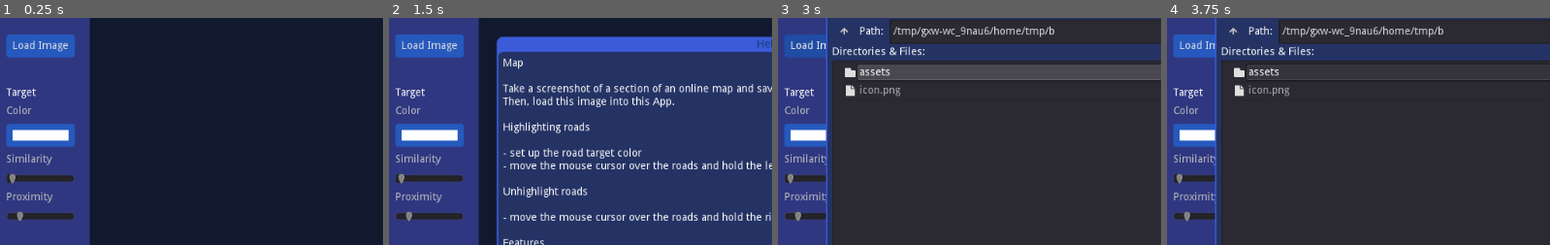
Above: before the commit, frames 1-4 (left to right).
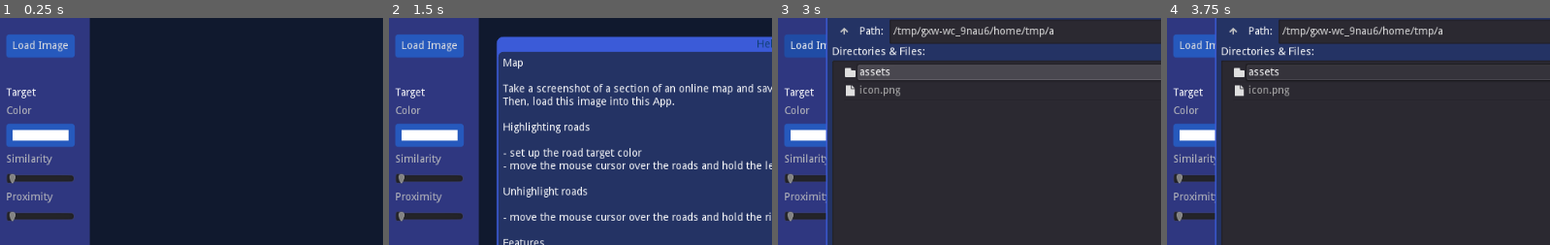
Above: after the commit, the same moments.

Repository: andrew-wilkes/color-replacement-brush
Game: Godot game, scene res://Main.tscn
Two runs of this game, one before a commit and one after it. Both use one fixed random seed, a clock stepped at 60 frames per second and the inputs below.
Inputs (mouse positions are % of the whole screen's width and height, from its top left):
- Up to frame 1 (0.25 s): no input
- Up to frame 2 (1.5 s): tap Enter at 0.5 s; move the mouse to (72, 45) at 0.52 s; click (72, 45) at 0.67 s; click "About" at 1.25 s
- Up to frame 3 (3 s): click "OK" at 2 s; click "Load Image" at 2.75 s
- Up to frame 4 (3.75 s): click (33, 80) at 3.52 s; type "12" at 3.6 s
The pictures show only the part of the screen within x 0-50%, y 11-61%; the shares and areas given below are measured in that part.

The runs differ from the first frame. In frame 1, 0.1% of the frame differs, in the area x 1-7%, y 85-90%; in frame 2, 0.1%; in frame 3, 0.2%, in the area x 1-73%, y 3-90%; in frame 4, 0.2%.

Commit message:
Have fixed grid cell size

Diff:
--- a/src/Main.gd
+++ b/src/Main.gd
@@ -2,7 +2,8 @@
 
 enum { SAVING, LOADING }
 
-const dead_zone = Vector2(8, 8)
+const DEAD_ZONE = Vector2(8, 8)
+const CELL_SIZE = 4 # e.g. 4 x 4 pixels square
 
 onready var file_dialog: FileDialog = $c/FileDialog
 
@@ -10,6 +11,10 @@
 var file_mode
 var cursor_position = Vector2.ZERO
 var cursor_visible = false
+var cells = PoolByteArray()
+var num_rows = 32
+var num_cols = 32
+var area
 
 func _init():
 	settings = Settings.new()
@@ -19,7 +24,7 @@
 func _ready():
 	get_node("%TargetColor").color = settings.target_color
 	get_node("%Similarity").value = settings.similarity
-	get_node("%Proximity").value = settings.cell_size
+	get_node("%Proximity").value = log(settings.proximity) / log(2)
 	get_node("%ReplacementColor").color = settings.replacement_color
 	Input.use_accumulated_input = true
 
@@ -89,7 +94,7 @@
 func _on_Image_gui_input(event):
 	if event is InputEventMouseMotion:
 		cursor_position = event.position
-		cursor_visible = Rect2(dead_zone, $VP.rect_size - 2 * dead_zone).has_point(cursor_position)
+		cursor_visible = Rect2(DEAD_ZONE, $VP.rect_size - 2 * DEAD_ZONE).has_point(cursor_position)
 		var mouse_state = Input.get_mouse_button_mask()
 		if mouse_state > 0:
 			update_cells(cursor_position.x, cursor_position.y, mouse_state == BUTTON_MASK_LEFT)
@@ -109,7 +114,8 @@
 
 
 func _on_Proximity_value_changed(value):
-	settings.cell_size = int(value)
+	if cells.size() > 0:
+		settings.proximity = value
 
 
 func _on_TargetColor_color_changed(color):
@@ -129,59 +135,41 @@
 func _on_FileDialog_popup_hide():
 	disable_viewport_input(false)
 
-var cells = PoolByteArray()
-var num_rows = 32
-var num_cols = 32
 
-func init_cells(area: Vector2):
-	num_rows = int(area.y) / settings.cell_size
-	num_cols = int(area.x) / settings.cell_size
-	var a = []
-	a.resize(num_rows * num_cols)
-	a.fill(0)
-	cells = PoolByteArray(a)
-
-
-func resize_cells(new_cell_size: int):
-	var new_cells = PoolByteArray()
-	var factor = new_cell_size / settings.cell_size
-	var num_new_rows = num_rows * factor
-	var num_new_cols = num_cols * factor
-	new_cells.resize(num_new_rows * num_new_cols)
-	var idx1 = 0
-	var idx2 = 0
-	if new_cell_size > settings.cell_size:
-		for row in num_rows:
-			for col in num_cols:
-				for y in factor:
-					for x in factor:
-						new_cells[idx2] = cells[idx1]
-						idx2 += 1
-				idx1 += 1
-	else:
-		for row in num_rows:
-			for col in num_cols:
-				var n = 0
-				for y in factor:
-					for x in factor:
-						n += cells[idx1]
-						idx1 += 1
-				new_cells[idx2] = n
-				idx2 += 1
-	cells = new_cells
+func init_cells(_area: Vector2):
+	area = _area
+	# Want to at least cover the image area with the grid of cells
+	num_rows = int(round(area.y / CELL_SIZE))
+	num_cols = int(round(area.x / CELL_SIZE))
+	cells = PoolByteArray() # Later use this as shader texture data
+	cells.resize(num_rows * num_cols)
+	for idx in cells.size():
+		cells[idx] = 0
 
 
 func update_cells(x, y, add):
-	var col = int(x / settings.cell_size)
-	var row = int(y / settings.cell_size)
-	if col < num_cols and row < num_rows:
-		cells[col + num_cols * row] = 0xff if add else 0
-		update_rects()
+	var col = int(x / CELL_SIZE)
+	var row = int(y / CELL_SIZE)
+	# Nate: holding the mouse button down and moving outside of the grid
+	# causes calls to be made still
+	var cell_value = 0xff if add else 0
+	if settings.proximity > 0:
+		for y in range(-settings.proximity, settings.proximity + 1):
+			for x in range(-settings.proximity, settings.proximity + 1):
+				update_cell(col + x, row + y, cell_value)
+	else:
+		update_cell(col, row, cell_value)
+	update_rects()
+
+
+func update_cell(col, row, cell_value):
+	if col < num_cols and row < num_rows and col >= 0 and row >= 0:
+		cells[col + num_cols * row] = cell_value
 
 
 func update_rects():
 	var rects = get_node("%Image").rects
-	var size = Vector2(settings.cell_size, settings.cell_size)
+	var size = Vector2(CELL_SIZE, CELL_SIZE)
 	rects.clear()
 	var pos = Vector2.ZERO
 	var idx = 0
@@ -189,9 +177,9 @@
 		for col in num_cols:
 			if cells[idx] > 0:
 				rects.append(Rect2(pos, size))
-			pos.x += settings.cell_size
+			pos.x += CELL_SIZE
 			idx += 1
-		pos.y += settings.cell_size
+		pos.y += CELL_SIZE
 		pos.x = 0
 	get_node("%Image").update()
 
--- a/src/Main.tscn
+++ b/src/Main.tscn
@@ -100,9 +100,8 @@
 margin_top = 302.0
 margin_right = 90.0
 margin_bottom = 318.0
-min_value = 4.0
-max_value = 32.0
-value = 8.0
+max_value = 6.0
+value = 1.0
 
 [node name="Sp2" type="Control" parent="Panel/M/VB"]
 margin_top = 328.0
--- a/src/settings.gd
+++ b/src/settings.gd
@@ -7,7 +7,7 @@
 export var load_dir = ""
 export var save_dir = ""
 export var similarity = 0.0
-export var cell_size = 8
+export var proximity = 1 # How many grid cells around the target to affect
 export var target_color = Color.white
 export var replacement_color = Color.green
 
